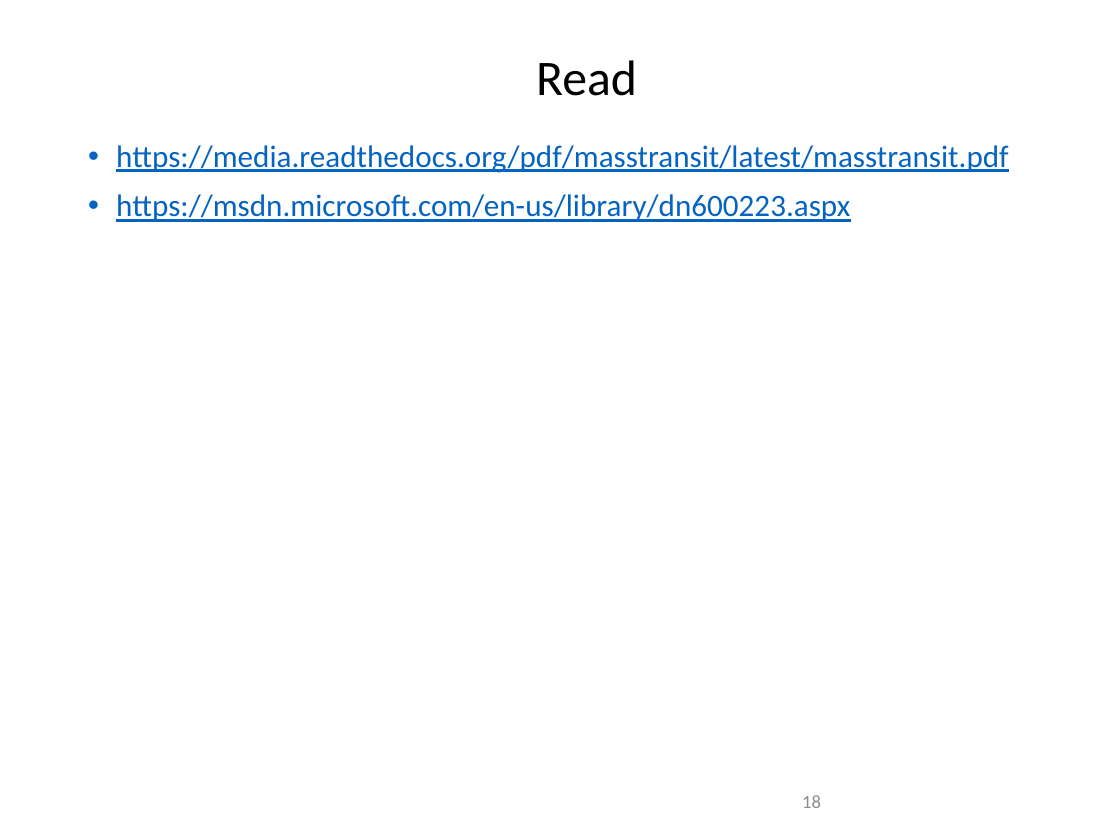
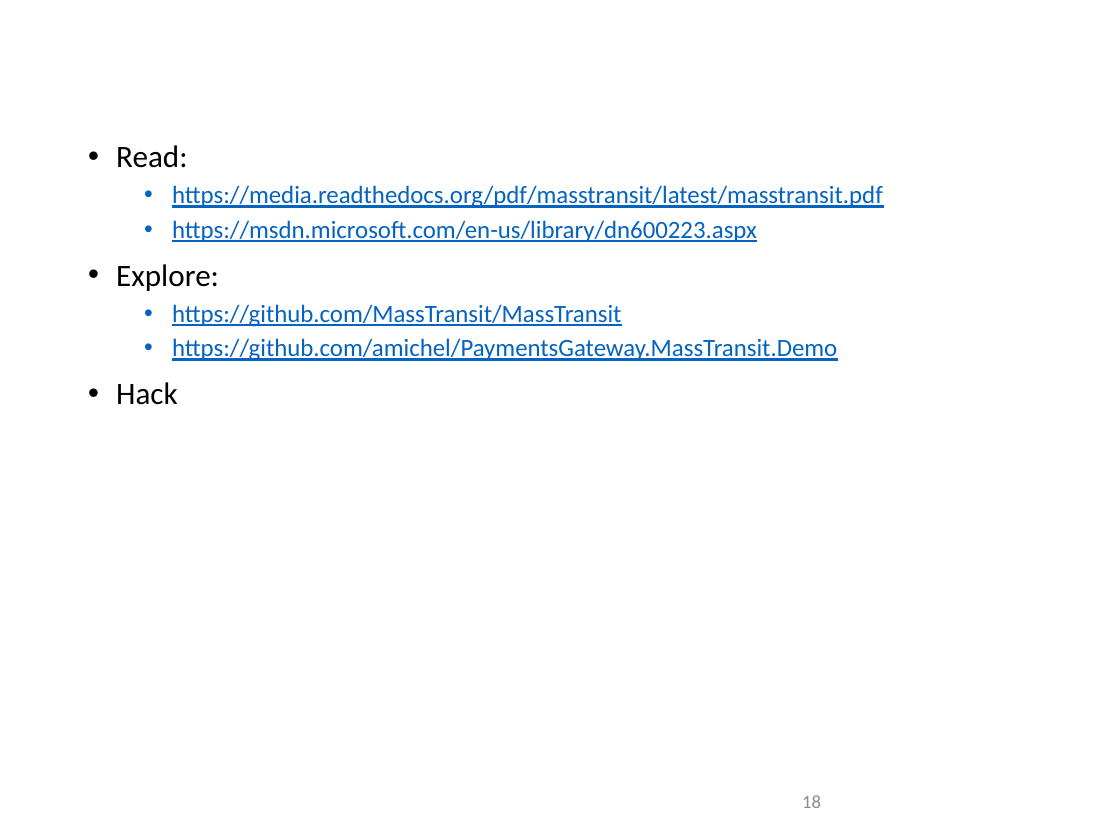
Before and after one commit to amichel/PaymentsGateway.MassTransit.Demo, a slide deck: slide 18 of Presentation/Service Bus Integration Patterns.pptx. Drawn at 1120x840 pixels with LibreOffice and Linux fonts; fonts in the diff are those of the drawing; background and template pictures are left out. Boxes give left, top, right and bottom in pixels: in the first picture for what was removed or moved away, otherwise in the second. Text is boxed around its words. In the diff, an @@ line names an element or a change of style, - is before the commit and + after.

```diff
--- a/Presentation/Service Bus Integration Patterns.pptx
+++ b/Presentation/Service Bus Integration Patterns.pptx
@@ title removed at (536, 60, 637, 96) @@
-Read
@@ text at (116, 145, 187, 168): paragraph added @@
+• Read:
@@ text at (172, 185, 883, 242): size 20 to 16 pt in "https://media.readthedocs.org/pdf/masstransit/latest/masstra ...", "https://msdn.microsoft.com/en-us/library/dn600223.aspx"; list level 1 to 2 in "https://media.readthedocs.org/pdf/masstransit/latest/masstra ..."; list level 1 to 2 in "https://msdn.microsoft.com/en-us/library/dn600223.aspx" @@
@@ text at (116, 264, 837, 405): paragraphs added @@
+• Explore:
+  • https://github.com/MassTransit/MassTransit
+  • https://github.com/amichel/PaymentsGateway.MassTransit.Demo
+• Hack
```
Also in this commit, not shown: 7 other slides changed, 2 other files.
